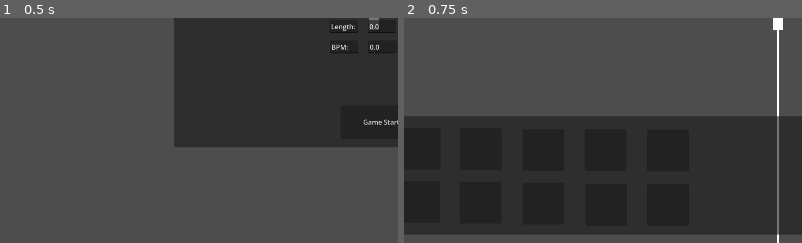
Above: before the commit, frames 1-2 (left to right).
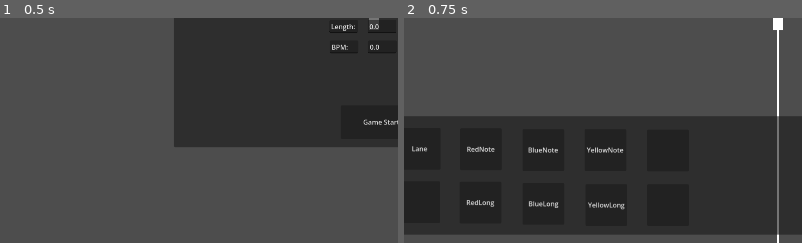
Above: after the commit, the same moments.

Repository: junu192857/Vexatonic-dash-2
Game: Godot game, scene res://Scenes/Editor.tscn
Same seed, same stepped clock (60 frames per second), same inputs: the game is played once before the commit and once after it. This scene is started directly instead of the project's main scene.
Inputs:
- Up to frame 1 (0.5 s): no input
- Up to frame 2 (0.75 s): click "Game Start!" at 0.5 s
The pictures show only the part of the screen within x 3-53%, y 50-100%; the shares and areas given below are measured in that part.

Frame 1 is identical in both runs. In frame 2, 0.8% of the frame differs, in the area x 2-56%, y 56-86%.

Commit message:
버튼에 따라 어떤 노트를 넣을지 조절하도록 함

Diff:
--- a/vexatonic-dash-2/Scenes/Editor.tscn
+++ b/vexatonic-dash-2/Scenes/Editor.tscn
@@ -63,6 +63,7 @@
 offset_bottom = 263.0
 toggle_mode = true
 button_group = SubResource("ButtonGroup_dfuwn")
+text = "YellowLong"
 
 [node name="Button5" type="Button" parent="CanvasLayer/NoteSelectorPanel" unique_id=562787188]
 layout_mode = 0
@@ -81,6 +82,7 @@
 offset_bottom = 260.0
 toggle_mode = true
 button_group = SubResource("ButtonGroup_dfuwn")
+text = "BlueLong"
 
 [node name="Button3" type="Button" parent="CanvasLayer/NoteSelectorPanel" unique_id=1956327696]
 layout_mode = 0
@@ -91,6 +93,7 @@
 pivot_offset = Vector2(0, 120)
 toggle_mode = true
 button_group = SubResource("ButtonGroup_dfuwn")
+text = "RedLong"
 
 [node name="Button10" type="Button" parent="CanvasLayer/NoteSelectorPanel" unique_id=444161378]
 layout_mode = 0
@@ -100,6 +103,7 @@
 offset_bottom = 131.0
 toggle_mode = true
 button_group = SubResource("ButtonGroup_dfuwn")
+text = "BlueNote"
 
 [node name="Button9" type="Button" parent="CanvasLayer/NoteSelectorPanel" unique_id=1223151017]
 layout_mode = 0
@@ -118,6 +122,7 @@
 offset_bottom = 131.0
 toggle_mode = true
 button_group = SubResource("ButtonGroup_dfuwn")
+text = "YellowNote"
 
 [node name="Button7" type="Button" parent="CanvasLayer/NoteSelectorPanel" unique_id=203646748]
 layout_mode = 0
@@ -127,6 +132,7 @@
 offset_bottom = 129.0
 toggle_mode = true
 button_group = SubResource("ButtonGroup_dfuwn")
+text = "RedNote"
 
 [node name="Button" type="Button" parent="CanvasLayer/NoteSelectorPanel" unique_id=1835172047]
 layout_mode = 0
@@ -136,6 +142,7 @@
 offset_bottom = 128.0
 toggle_mode = true
 button_group = SubResource("ButtonGroup_dfuwn")
+text = "Lane"
 
 [node name="Button2" type="Button" parent="CanvasLayer/NoteSelectorPanel" unique_id=228103161]
 layout_mode = 0
@@ -229,4 +236,11 @@
 offset_bottom = 30.5
 text = "BPM:"
 
+[connection signal="pressed" from="CanvasLayer/NoteSelectorPanel/Button6" to="." method="_on_select_mode" binds= [6]]
+[connection signal="pressed" from="CanvasLayer/NoteSelectorPanel/Button4" to="." method="_on_select_mode" binds= [5]]
+[connection signal="pressed" from="CanvasLayer/NoteSelectorPanel/Button3" to="." method="_on_select_mode" binds= [4]]
+[connection signal="pressed" from="CanvasLayer/NoteSelectorPanel/Button10" to="." method="_on_select_mode" binds= [2]]
+[connection signal="pressed" from="CanvasLayer/NoteSelectorPanel/Button8" to="." method="_on_select_mode" binds= [3]]
+[connection signal="pressed" from="CanvasLayer/NoteSelectorPanel/Button7" to="." method="_on_select_mode" binds= [1]]
+[connection signal="pressed" from="CanvasLayer/NoteSelectorPanel/Button" to="." method="_on_select_mode" binds= [0]]
 [connection signal="pressed" from="CanvasLayer/InitialPanel/Button" to="." method="_on_start_editor"]
--- a/vexatonic-dash-2/Scripts/EditorManager.gd
+++ b/vexatonic-dash-2/Scripts/EditorManager.gd
@@ -32,7 +32,6 @@
 	music_bpm.append(Vector2(0, bpm))
 	music_end_time = music_time * 1000
 	editorButtons.visible = true
-	print("BPM: %f" % bpm)
 	place_bar_lines()
 
 
@@ -144,3 +143,15 @@
 	var lines = line_holder.get_children()
 	for line in lines:
 		line.position.y = camera.global_position.y
+
+# ========================= 레인 및 노트 입력 ======================
+
+enum EditMode {Lane, RedNote, BlueNote, YellowNote, RedLong, BlueLong, YellowLong}
+var current_mode: EditMode
+
+func _on_select_mode(mode: int):
+	if mode in EditMode.values():
+		current_mode = mode
+		print("Mode Changed: %d" % current_mode)
+	else:
+		push_error("Invalid EditMode: %d" % mode)
